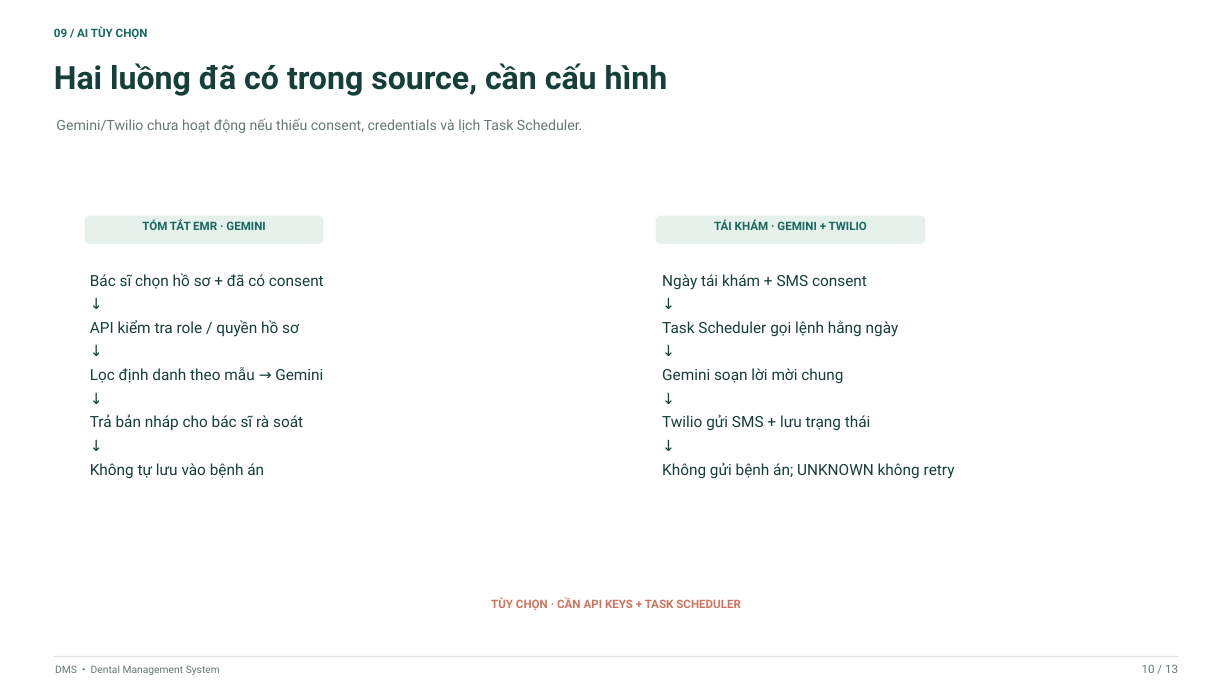
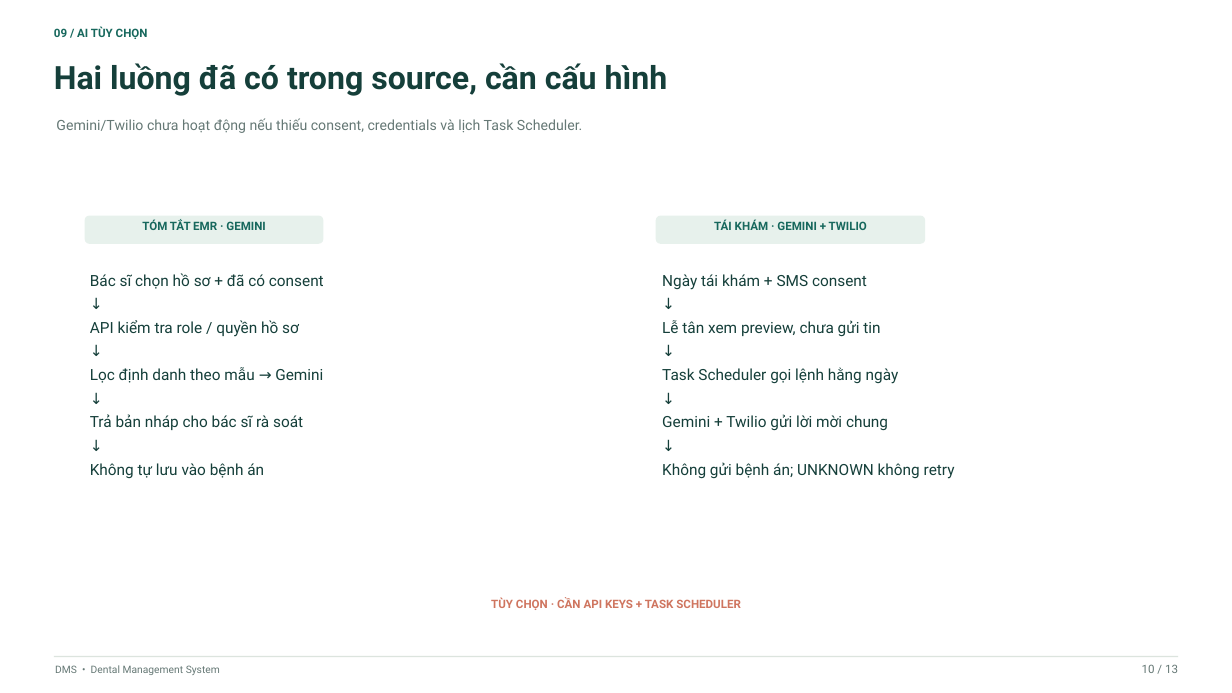
Before and after one commit to tuuyengb06/dental-clinic-system, a slide deck: slide 10 of docs/project-presentation.pptx. Drawn at 1232x693 pixels with LibreOffice and Linux fonts; fonts in the diff are those of the drawing. Boxes give left, top, right and bottom in pixels: in the first picture for what was removed or moved away, otherwise in the second. Text is boxed around its words. In the diff, an @@ line names an element or a change of style, - is before the commit and + after.

```diff
--- a/docs/project-presentation.pptx
+++ b/docs/project-presentation.pptx
@@ text at (662,320,880,337): paragraphs added @@
+↓
+Lễ tân xem preview, chưa gửi tin
@@ text at (662,414,888,430): text changed @@
-Gemini soạn lời mời chung
-↓
-Twilio gửi SMS + lưu trạng thái
+Gemini + Twilio gửi lời mời chung
```
Also in this commit, not shown: 12 other files.
